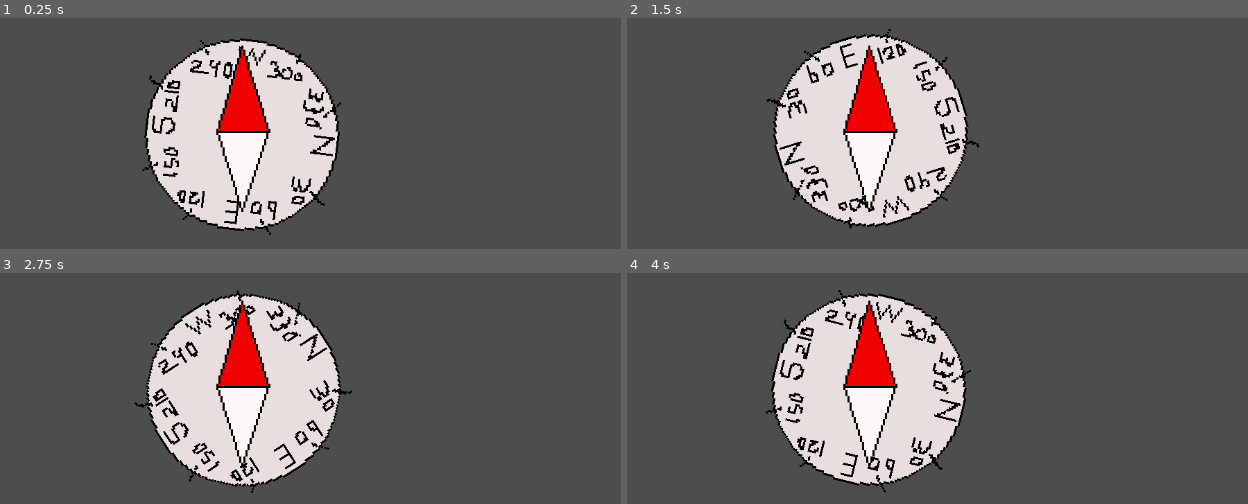
Above: before the commit, frames 1-4 (two rows, left to right).
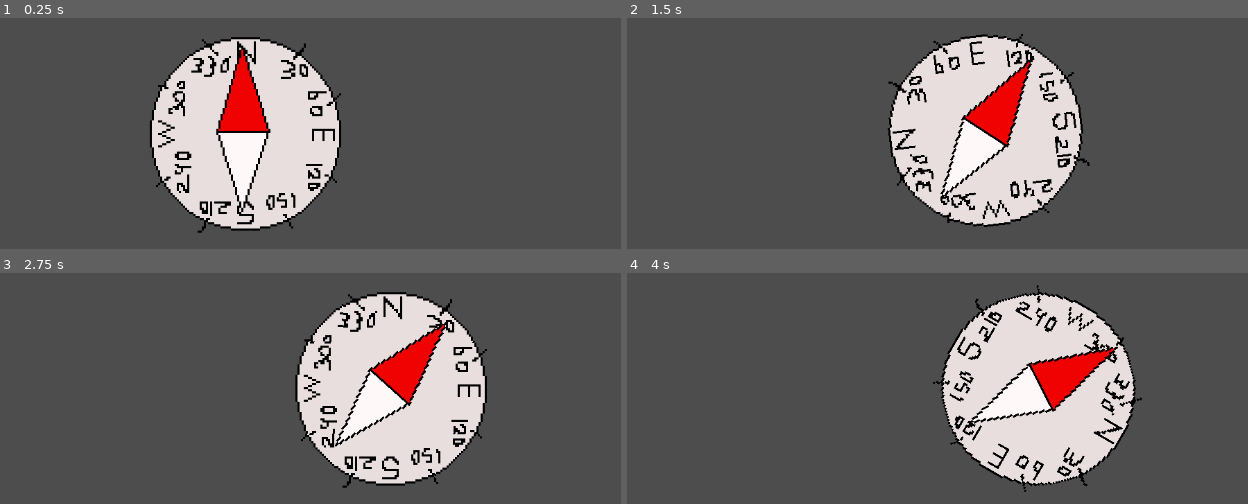
Above: after the commit, the same moments.

Repository: BenjaminWootten/Henhacks-2024
Game: Godot game, scene res://minigames/compass.tscn
The game is run twice, just before and just after one commit, with the same random seed, the same clock (stepped at 60 frames per second) and the same inputs. This scene is started directly instead of the project's main scene.
Inputs (mouse positions are in pixels of both pictures, inside the frame that each line leads up to):
- Up to frame 1 (0.25 s): no input
- Up to frame 2 (1.5 s): tap Enter at 0.5 s; move the mouse to (1111, 117) at 0.52 s; press the mouse at (1111, 117) at 0.53 s; hold Right (right) 0.53-1.28 s; move the mouse to (776, 163) at 1.27 s; release the mouse at (776, 163) at 1.28 s; hold Left (left) from 1.28 s (still down); click (776, 163) at 1.35 s
- Up to frame 3 (2.75 s): move the mouse to (385, 296) at 2.02 s; release Left (left) at 2.03 s; press the mouse at (385, 296) at 2.03 s; hold Right (right) from 2.03 s (still down)
- Up to frame 4 (4 s): move the mouse to (894, 485) at 2.77 s; release the mouse at (894, 485) at 2.78 s; click (894, 485) at 2.85 s; move the mouse to (1173, 462) at 3.52 s; release Right (right) at 3.53 s; press the mouse at (1173, 462) at 3.53 s; hold Left (left) from 3.53 s (still down)

The runs differ from the first frame. In frame 1, 5.2% of the frame differs, in the area x 22-55%, y 8-94%; in frame 2, 31%; in frame 3, 36%; in frame 4, 39%, in the area x 22-83%, y 5-96%.

Commit message:
compass finished

Diff:
--- a/minigames/compass.gd
+++ b/minigames/compass.gd
@@ -1,23 +1,44 @@
 extends Node2D
 
 @onready var dial_sprite = $dial_sprite
+@onready var needle_sprite = $needle_sprite
+@onready var window = get_window()
 
-var locked = false
+var locked = true
 
+const MOVE_SPEED = 5
+const ROTATE_SPEED = PI/180
+var LEFT_MOVE_LIMIT = DisplayServer.window_get_size().x/4
+var RIGHT_MOVE_LIMIT = DisplayServer.window_get_size().x*3/4
+
+signal scroll(direction)
 
 # Called every frame. 'delta' is the elapsed time since the previous frame.
 func _process(delta):
+	# Rotate dial to mouse when unlocked
 	if not locked:
 		var mouse = get_global_mouse_position()
 		dial_sprite.look_at(mouse)
 		dial_sprite.rotate(PI/2)
 
+	# Rotate needle on input
+	if Input.is_action_pressed("right"):
+		needle_sprite.rotate(ROTATE_SPEED)
+		if (self.position.x < RIGHT_MOVE_LIMIT):
+			self.position.x += MOVE_SPEED
+		else:
+			scroll.emit("right")
+	if Input.is_action_pressed("left"):
+		needle_sprite.rotate(-ROTATE_SPEED)
+		if (self.position.x > LEFT_MOVE_LIMIT):
+			self.position.x -= MOVE_SPEED
+		else:
+			scroll.emit("right")
+
+# Lock/unlock dial when left clicking
 func _input(event):
 	if event.is_action_pressed("click"):
 		if not locked:
 			locked = true
 		else:
 			locked = false
-
-	if event.is_action_pressed("right"):
-		pass
--- a/minigames/compass.tscn
+++ b/minigames/compass.tscn
@@ -10,7 +10,6 @@
 
 [node name="dial_sprite" type="Sprite2D" parent="."]
 texture_filter = 1
-rotation = 1.5708
 scale = Vector2(3, 3)
 texture = ExtResource("2_psn42")
 
